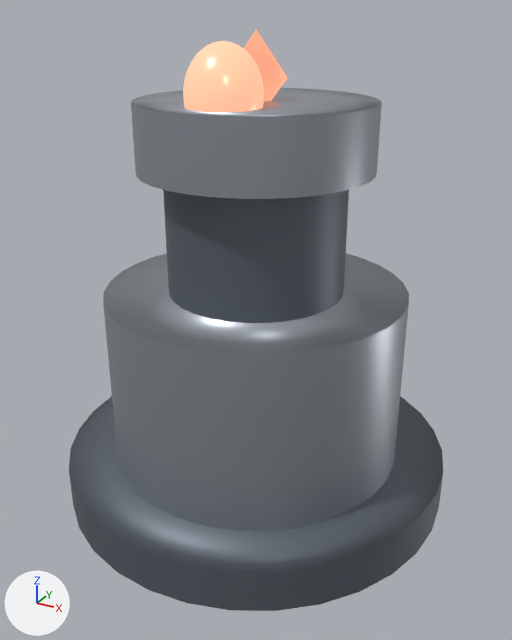
The glTF model public/assets/3d/towers/fire_l1.glb, before and after one commit.
One viewpoint serves both versions: a 50 mm lens placed at (1.43, -2.61, 2.15), pointed at (0.03, -0.06, 0.87). Every picture has the same lights, and +X, +Y and +Z are marked at lower left. The first picture is the older version. Where no turn or scale is listed for an object, it has been applied to the vertices.

Before the edit, the objects in view are built like this:
```python
me_cylinder_0 = bpy.data.meshes.new('cylinder_0')
me_cylinder_0.from_pydata(...)  # 68 vertices, 128 faces; spans x -0.5..0.5, y -0.5..0.5, z -0.5..0.5
me_cylinder_0.materials.append(mat_obsidian)  # grey #6a727c
me_cylinder_1 = bpy.data.meshes.new('cylinder_1')
me_cylinder_1.from_pydata(...)  # 68 vertices, 128 faces; spans x -0.5..0.5, y -0.5..0.5, z -0.5..0.5
me_cylinder_1.materials.append(mat_steel)  # grey #acb2bb
me_octa_2 = bpy.data.meshes.new('octa_2')
me_octa_2.from_pydata([(0.0, 0.0, 0.175), (0.14, 0.0, 0.0), (0.0, -0.14, 0.0), (-0.14, 0.0, 0.0), (0.0, 0.14, 0.0), (0.0, 0.0, -0.175)], [], [(0, 1, 2), (0, 2, 3), (0, 3, 4), (0, 4, 1), (5, 2, 1), (5, 3, 2), (5, 4, 3), (5, 1, 4)])
me_octa_2.materials.append(mat_arcane)  # beige #ffa786, glowing beige #ffa786
me_sphere_2 = bpy.data.meshes.new('sphere_2')
me_sphere_2.from_pydata(...)  # 793 vertices, 1504 faces; spans x -0.15..0.15, y -0.15..0.15, z -0.19..0.19
me_sphere_2.materials.append(mat_arcane)  # beige #ffa786, glowing beige #ffa786
ob_base = bpy.data.objects.new('base', me_cylinder_1)
ob_base.parent = ob_towerroot
ob_base.location = (0.0, 0.0, 0.55)
ob_base.scale = (1.35, 1.35, 0.9)
ob_brazier = bpy.data.objects.new('brazier', me_cylinder_1)
ob_brazier.parent = ob_turret
ob_brazier.location = (0.0, 0.0, 0.12)
ob_brazier.scale = (1.0, 1.0, 0.28)
ob_ember = bpy.data.objects.new('ember', me_sphere_2)
ob_ember.location = (0.0, -0.25, 1.85)
ob_shaft = bpy.data.objects.new('shaft', me_cylinder_0)
ob_shaft.parent = ob_towerroot
ob_shaft.location = (0.0, 0.0, 1.28)
ob_shaft.scale = (0.78, 0.78, 0.68)
ob_spincrystal = bpy.data.objects.new('spinCrystal', me_octa_2)
ob_spincrystal.location = (0.0, 0.0, 1.9)
# also in view: 'footing' at (0.0, 0.0, 0.1)
```
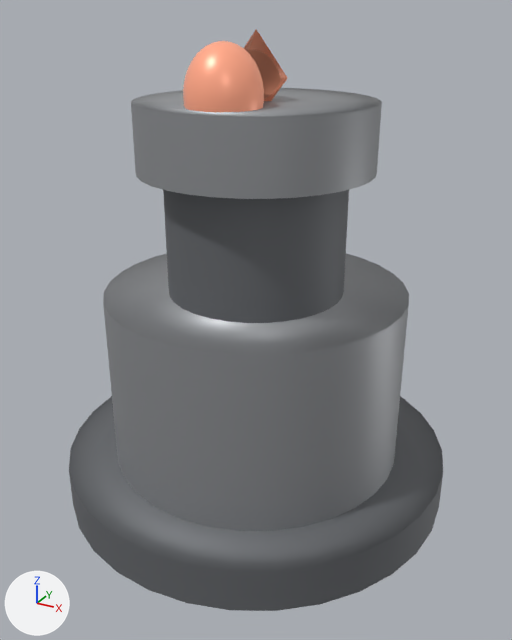
What differs and where, as boxes [x1, y1, x2, y2] in the pictures (512 x 640 px):
'ember', recoloured (darker)
    both: [183, 41, 264, 112]
'spinCrystal', recoloured (beige to brown)
    both: [244, 30, 287, 101]

The change in detail:
Material 'Arcane_L1' (mat_arcane_l1) is new.
Its base color is (1.0, 0.384, 0.239) (beige #ffa786).
Its metallic is 0.165.
Its roughness is 0.37.
Its emission color is (0.15, 0.0576, 0.0359) (brown #6c4435).
Its emission strength is 1.0.
Material 'Steel_L1' (mat_steel_l1) is new.
Its base color is (0.369, 0.382, 0.4) (grey #a4a6aa).
Its metallic is 0.54.
me_cylinder_1 has 68 vertices, 128 faces and spans x -0.5..0.5, y -0.5..0.5, z -0.5..0.5.
me_cylinder_1 no longer uses material mat_steel (grey #acb2bb).
me_cylinder_1 gains material mat_steel_l1 (grey #a4a6aa).
me_sphere_2 has 793 vertices, 1504 faces and spans x -0.15..0.15, y -0.15..0.15, z -0.19..0.19.
me_sphere_2 no longer uses material mat_arcane (beige #ffa786, glowing beige #ffa786).
me_sphere_2 gains material mat_arcane_l1 (beige #ffa786, glowing brown #6c4435).
me_octa_2 has 6 vertices, 8 faces and spans x -0.14..0.14, y -0.14..0.14, z -0.175..0.175.
me_octa_2 no longer uses material mat_arcane (beige #ffa786, glowing beige #ffa786).
me_octa_2 gains material mat_arcane_l1 (beige #ffa786, glowing brown #6c4435).
